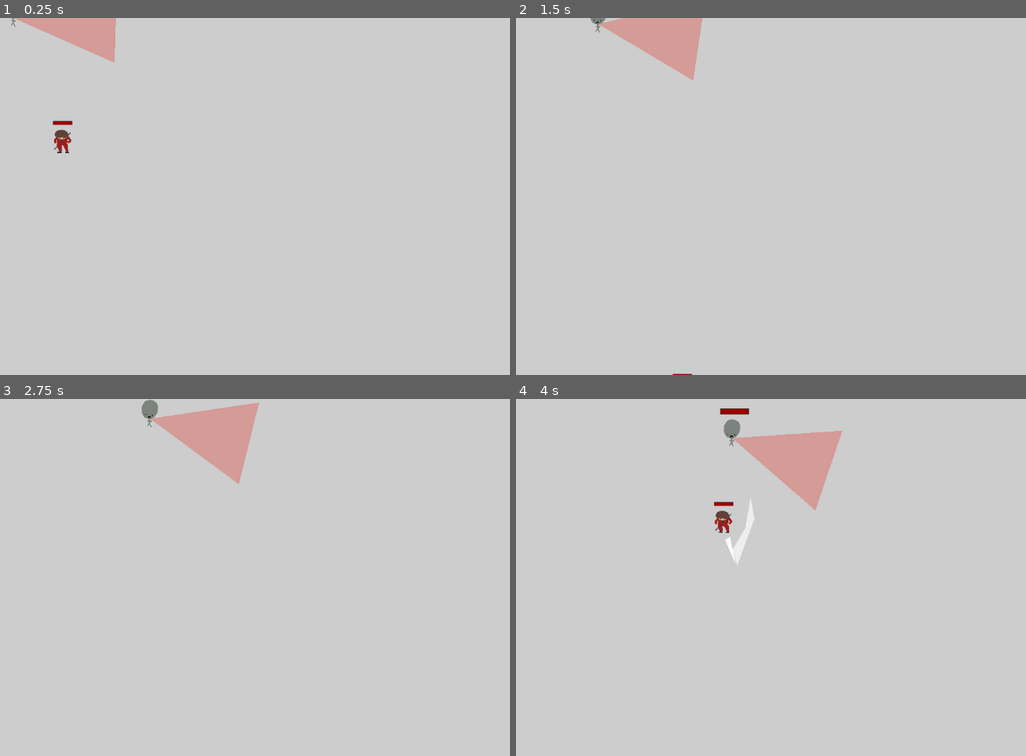
Above: before the commit, frames 1-4 (two rows, left to right).
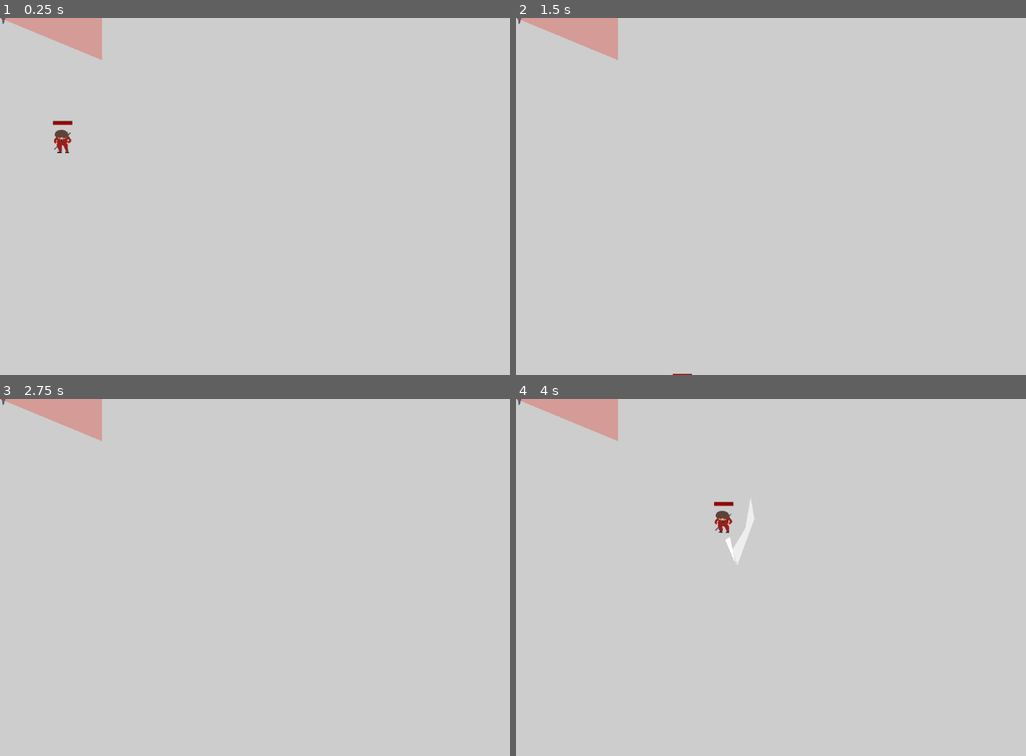
Above: after the commit, the same moments.

Repository: JoelDonnelly/MiniJam
Game: Godot game, scene res://Main.tscn
Same seed, same stepped clock (60 frames per second), same inputs: the game is played once before the commit and once after it.
Inputs (mouse positions are in pixels of both pictures, inside the frame that each line leads up to):
- Up to frame 1 (0.25 s): no input
- Up to frame 2 (1.5 s): move the mouse to (975, 178) at 0.52 s; hold D (move_right) 0.53-1.28 s; click (975, 178) at 0.6 s; move the mouse to (704, 214) at 1.27 s; hold S (move_down) from 1.28 s (still down); tap Space (ability_dash) at 1.35 s
- Up to frame 3 (2.75 s): move the mouse to (382, 498) at 2.02 s; release S (move_down) at 2.03 s; hold D (move_right) from 2.03 s (still down); click (382, 498) at 2.1 s
- Up to frame 4 (4 s): move the mouse to (801, 648) at 2.77 s; release D (move_right) at 2.78 s; hold W (move_up) 2.78-3.53 s; tap Space (ability_dash) at 2.85 s; move the mouse to (1025, 631) at 3.52 s; hold A (move_left) from 3.53 s (still down); click (1025, 631) at 3.6 s

The runs differ from the first frame. In frame 1, 0.6% of the frame differs, in the area x 0-23%, y 0-13%; in frame 2, 2.9%; in frame 3, 3.7%; in frame 4, 3.8%, in the area x 0-64%, y 0-32%.
Error after the commit: Parse Error: Expected indented block after function declaration. (res://Enemy/Enemy_base.gd:60)

Commit message:
added enemy movement resources

Diff:
--- a/Enemy/Enemy_base.gd
+++ b/Enemy/Enemy_base.gd
@@ -57,6 +57,9 @@
 	velocity = direction * speed
 	move_and_slide()
 
+func _process(_delta):
+
+
 func resetVisionShape() -> void:
 	$VisionCone.vision_angle = vision_angle
 	$VisionCone.vision_dist = vision_dist
--- a/Enemy/Enemy_base.tscn
+++ b/Enemy/Enemy_base.tscn
@@ -1,10 +1,12 @@
-[gd_scene load_steps=14 format=3 uid="uid://dum1srccqccoe"]
+[gd_scene load_steps=16 format=3 uid="uid://dum1srccqccoe"]
 
 [ext_resource type="Script" path="res://Enemy/Enemy_base.gd" id="1_4i183"]
-[ext_resource type="Texture2D" uid="uid://c6tvchf5uftta" path="res://Resources/zombie.png" id="2_gjvrb"]
-[ext_resource type="Texture2D" uid="uid://b37uytcd68f88" path="res://Resources/dude_green.png" id="3_cxkac"]
+[ext_resource type="Texture2D" uid="uid://begniu2adyjg2" path="res://Resources/EnemyMotion/zombie1.png" id="2_i7qvq"]
+[ext_resource type="Texture2D" uid="uid://c4xi286tdibwd" path="res://Resources/EnemyMotion/zombie2.png" id="3_5op6e"]
 [ext_resource type="PackedScene" uid="uid://dorcn15e7ssm6" path="res://Enemy/VisionCone.tscn" id="4_237ct"]
+[ext_resource type="Texture2D" uid="uid://541rsnxmeosd" path="res://Resources/EnemyMotion/zombieup1.png" id="4_f4oy2"]
 [ext_resource type="Script" path="res://health/health.gd" id="5_r5yr1"]
+[ext_resource type="Texture2D" uid="uid://ffqyctrvsqev" path="res://Resources/EnemyMotion/zombieup2.png" id="5_w76t5"]
 [ext_resource type="Script" path="res://health/HitBox.gd" id="6_vd6xq"]
 [ext_resource type="PackedScene" uid="uid://dwpr58bwswx3x" path="res://health/health_bar.tscn" id="7_abc1e"]
 [ext_resource type="Script" path="res://Enemy/Attacks/TargetedSpray.gd" id="8_hg7li"]
@@ -20,7 +22,7 @@
 animations = [{
 "frames": [{
 "duration": 1.0,
-"texture": ExtResource("2_gjvrb")
+"texture": ExtResource("2_i7qvq")
 }],
 "loop": true,
 "name": &"Idle",
@@ -28,23 +30,39 @@
 }, {
 "frames": [{
 "duration": 1.0,
-"texture": ExtResource("2_gjvrb")
+"texture": ExtResource("2_i7qvq")
 }, {
 "duration": 1.0,
-"texture": ExtResource("3_cxkac")
+"texture": ExtResource("3_5op6e")
 }, {
-"duration": 2.0,
-"texture": ExtResource("2_gjvrb")
+"duration": 1.0,
+"texture": ExtResource("2_i7qvq")
 }],
 "loop": true,
-"name": &"Running",
-"speed": 10.0
+"name": &"WalkDown",
+"speed": 5.0
+}, {
+"frames": [{
+"duration": 1.0,
+"texture": ExtResource("4_f4oy2")
+}, {
+"duration": 1.0,
+"texture": ExtResource("5_w76t5")
+}, {
+"duration": 1.0,
+"texture": ExtResource("5_w76t5")
+}],
+"loop": true,
+"name": &"WalkUp",
+"speed": 5.0
 }]
 
 [node name="EnemyBase" type="CharacterBody2D"]
 collision_layer = 2
 collision_mask = 67
 script = ExtResource("1_4i183")
+chaseSpeed = null
+patrolSpeed = null
 vision_angle = 1.047
 vision_dist = 200.0
 
@@ -56,7 +74,8 @@
 position = Vector2(-3.8147e-06, -10)
 scale = Vector2(0.0665, 0.0940153)
 sprite_frames = SubResource("SpriteFrames_o3x5k")
-animation = &"Running"
+animation = &"WalkUp"
+frame_progress = 0.340892
 
 [node name="VisionCone" parent="." instance=ExtResource("4_237ct")]
 vision_dist = 200.0
Binary file added: Resources/EnemyMotion/skeleton1.png
Not shown, added: Resources/EnemyMotion/skeleton1.png.import
Binary file added: Resources/EnemyMotion/skeleton2.png
Not shown, added: Resources/EnemyMotion/skeleton2.png.import
Binary file added: Resources/EnemyMotion/skeletonup1.png
Not shown, added: Resources/EnemyMotion/skeletonup1.png.import
Binary file added: Resources/EnemyMotion/skeletonup2.png
Not shown, added: Resources/EnemyMotion/skeletonup2.png.import
Binary file added: Resources/EnemyMotion/zombie1.png
Not shown, added: Resources/EnemyMotion/zombie1.png.import
Binary file added: Resources/EnemyMotion/zombie2.png
Not shown, added: Resources/EnemyMotion/zombie2.png.import
(and 4 more such lines)
